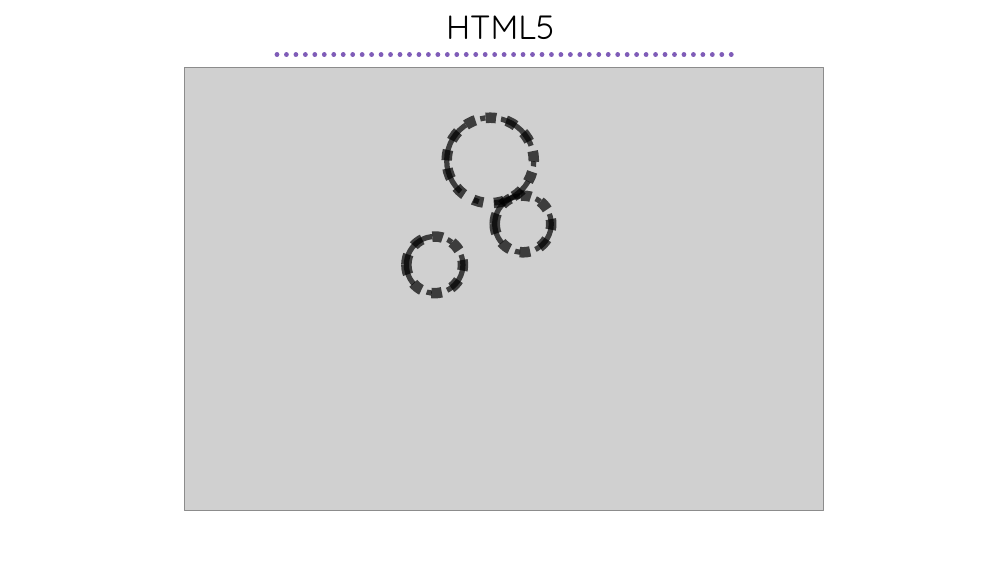
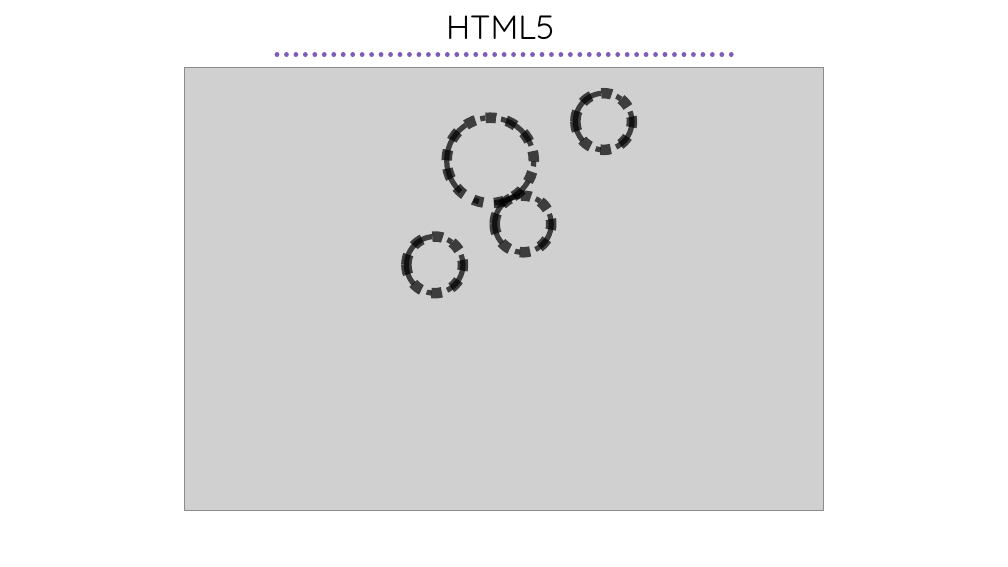
Before and after one commit to febret/intro2D3, a slide deck: slide 3 of Intro2D3.pptx. Drawn at 1008x567 pixels with LibreOffice and Linux fonts; fonts in the diff are those of the drawing; grey boxes stand for pictures. Boxes give left, top, right and bottom in pixels: in the first picture for what was removed or moved away, otherwise in the second. Text is boxed around its words. In the diff, an @@ line names an element or a change of style, - is before the commit and + after.

```diff
--- a/Intro2D3.pptx
+++ b/Intro2D3.pptx
@@ ellipse added at (575, 93, 632, 150), outline #000000 10 pt dashed @@
@@ ellipse added at (575, 93, 632, 150), outline #000000 5 pt dashed @@
```
Also in this commit, not shown: 3 other slides changed, 4 slides added, 2 slides removed.
